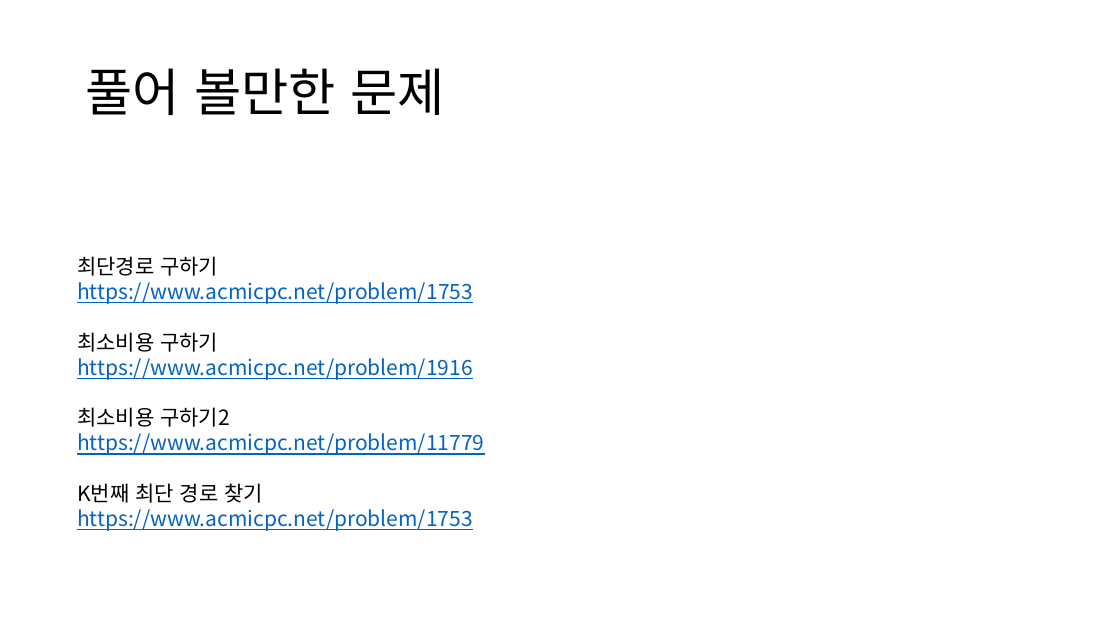
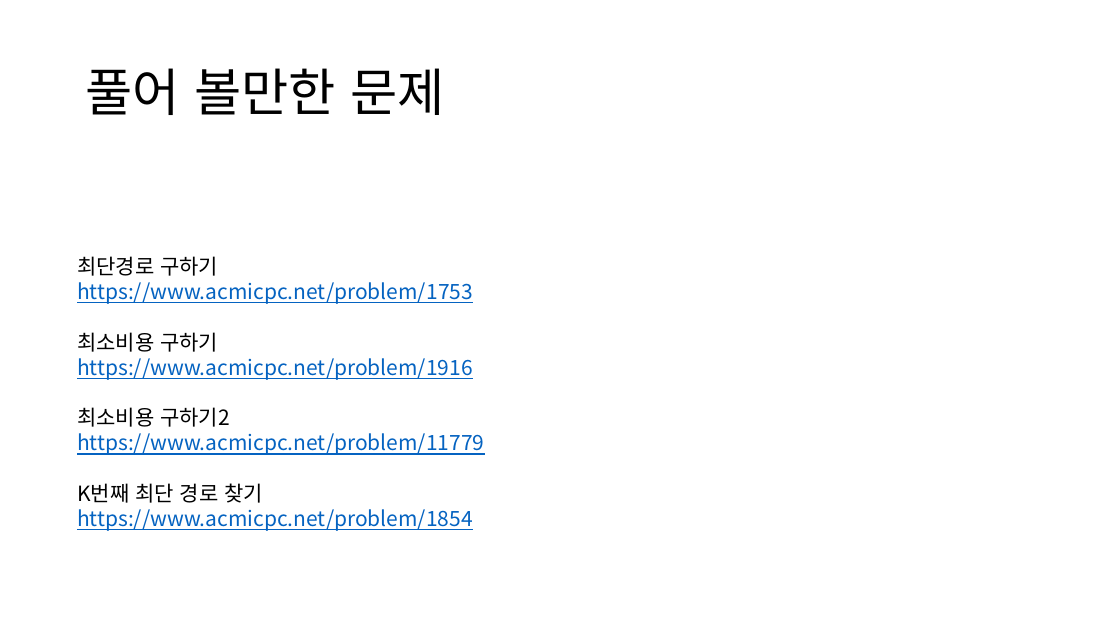
Before and after one commit to ldw9981/DataStructureAndAlgorithm, a slide deck: slide 7 of Documents/8 그래프 II - 다익스트라.pptx (slide 5 before the commit). Drawn at 1120x630 pixels with LibreOffice and Linux fonts; fonts in the diff are those of the drawing. Boxes give left, top, right and bottom in pixels: in the first picture for what was removed or moved away, otherwise in the second. Text is boxed around its words. In the diff, an @@ line names an element or a change of style, - is before the commit and + after.

Commit message:
update

```diff
--- a/Documents/8 그래프 II - 다익스트라.pptx
+++ b/Documents/8 그래프 II - 다익스트라.pptx
@@ text at (x1=77, y1=509, x2=473, y2=531): text changed @@
-https://www.acmicpc.net/problem/1753
+https://www.acmicpc.net/problem/1854
```
Also in this commit, not shown: 1 other slide changed, 2 slides added.
